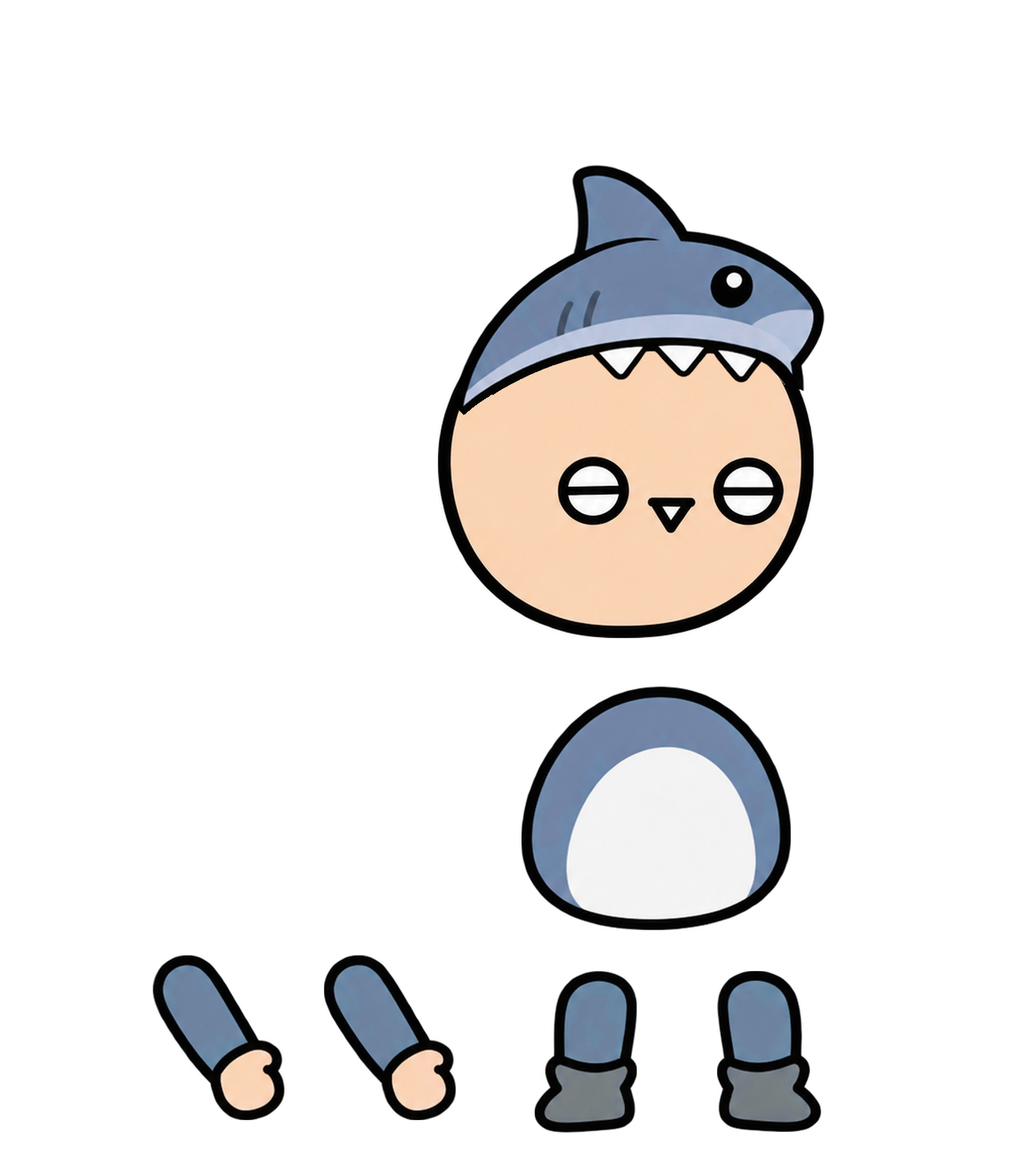
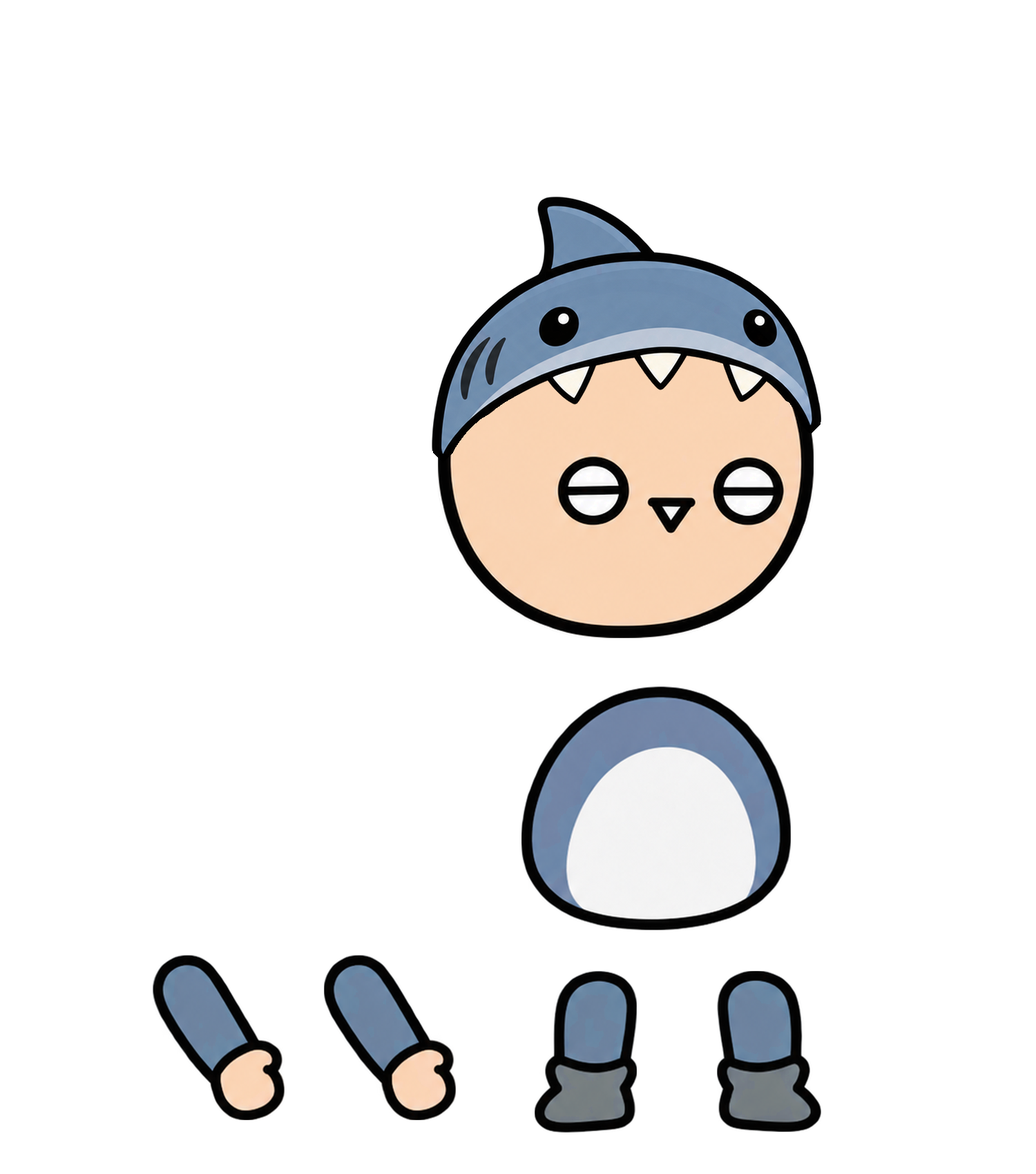
Layer changes from the first 1036×1174 image to the second:
painted on "머리" over [430, 163, 826, 460]
